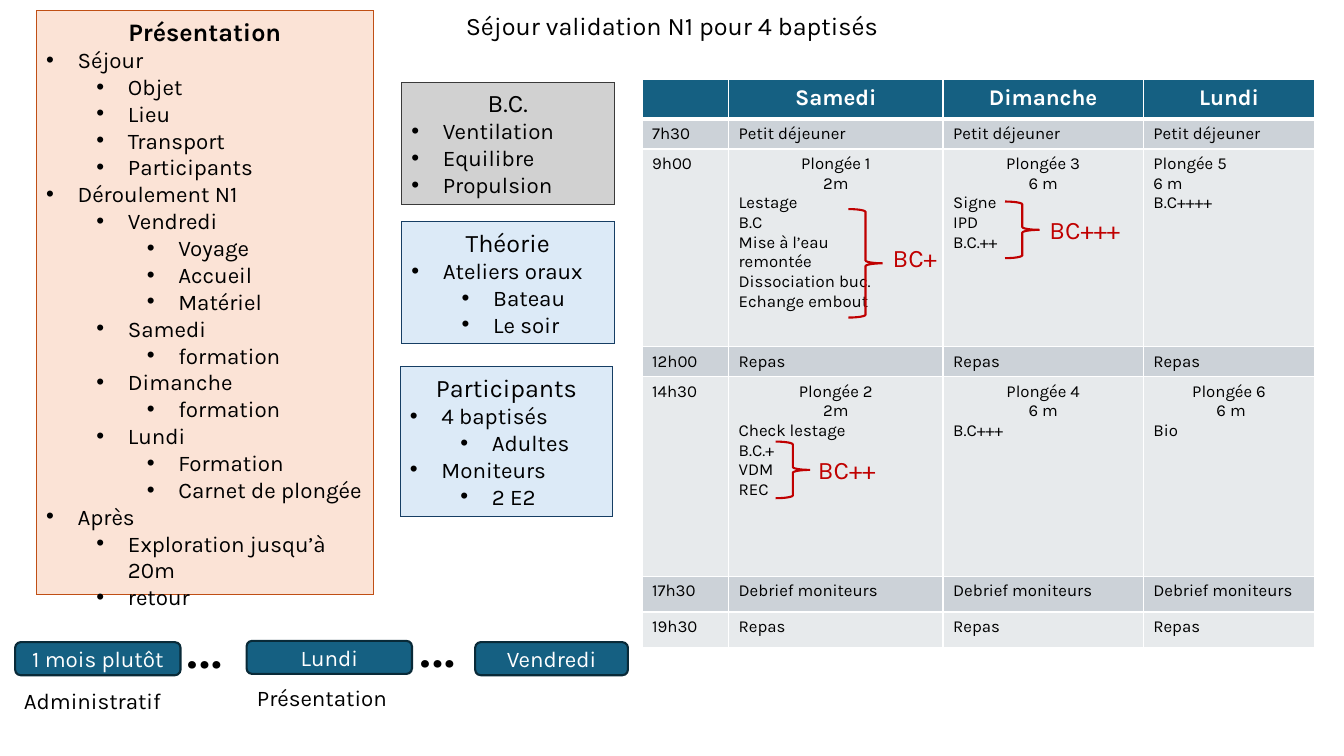
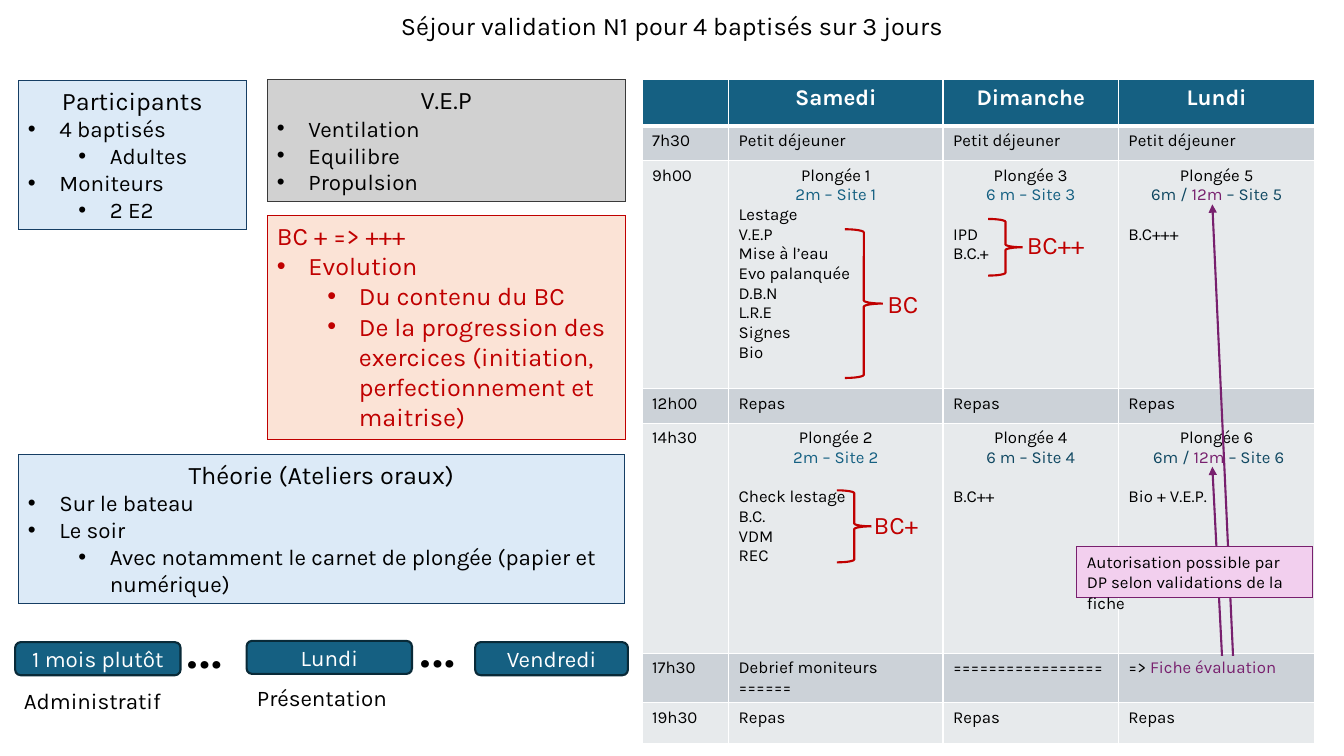
Before and after one commit to ArtigueOlivier/mf1, a slide deck: slide 1 of ppt/sejourn1.pptx. Drawn at 1344x756 pixels with LibreOffice and Linux fonts; fonts in the diff are those of the drawing. Boxes give left, top, right and bottom in pixels: in the first picture for what was removed or moved away, otherwise in the second. Text is boxed around its words. In the diff, an @@ line names an element or a change of style, - is before the commit and + after.

```diff
--- a/ppt/sejourn1.pptx
+++ b/ppt/sejourn1.pptx
@@ rectangle removed at (36,11,374,595) @@
-Présentation
-• Séjour
-  • Objet
-  • Lieu
-  • Transport
-  • Participants
-• Déroulement N1
-  • Vendredi
-    • Voyage
-    • Accueil
-    • Matériel
-  • Samedi
-    • formation
-  • Dimanche
-    • formation
-  • Lundi
-    • Formation
-    • Carnet de plongée
-• Après
-  • Exploration jusqu’à 20m
-  • retour
@@ text at (401,16,942,41): text changed @@
-Séjour validation N1 pour 4 baptisés
+Séjour validation N1 pour 4 baptisés sur 3 jours
@@ rectangle "Participants": place and size @@
-rectangle "Participants" at (400,367,613,516)
+rectangle "Participants" at (18,81,247,230)
@@ rectangle "V.E.P": place and size @@
-rectangle "V.E.P" at (401,82,614,204)
+rectangle "V.E.P" at (267,80,625,202)
@@ table at (642,80,1316,736) @@
-row 3: 9h00 | Plongée 1 / 2m / Lestage / B.C / Mise à l’eau / remontée / Dissociation buc. / Echange embout | Plongée 3 / 6 m / Signe / IPD / B.C.++ | Plongée 5 / 6 m / B.C++++
+row 3: 9h00 | Plongée 1 / 2m – Site 1 / Lestage / V.E.P / Mise à l’eau / Evo palanquée / D.B.N / L.R.E / Signes / Bio | Plongée 3 / 6 m – Site 3 / IPD / B.C.+ | Plongée 5 / 6m / 12m – Site 5 / B.C+++
-row 5: 14h30 | Plongée 2 / 2m / Check lestage / B.C.+ / VDM / REC | Plongée 4 / 6 m / B.C+++ | Plongée 6 / 6 m / Bio
+row 5: 14h30 | Plongée 2 / 2m – Site 2 / Check lestage / B.C. / VDM / REC | Plongée 4 / 6 m – Site 4 / B.C++ | Plongée 6 / 6m / 12m – Site 6 / Bio + V.E.P.
-row 6: 17h30 | Debrief moniteurs | Debrief moniteurs | Debrief moniteurs
+row 6: 17h30 | Debrief moniteurs ====== | ================= | => Fiche évaluation
@@ text in rectangle at (421,93,472,109): text changed @@
-B.C.
+V.E.P
@@ arrow added from (1233, 656) to (1213, 205), #78206E 1.5 pt @@
@@ rectangle added at (267,216,625,440), fill #FBE3D6, outline #C00000 0.75 pt, 18 pt, text #C00000 @@
+BC + => +++
+• Evolution
+  • Du contenu du BC
+  • De la progression des exercices (initiation, perfectionnement et maitrise)
@@ right brace: place and size @@
-right brace at (849,209,883,318)
+right brace at (845,229,883,378)
@@ right brace: place and size @@
-right brace at (1005,202,1040,258)
+right brace at (988,219,1022,275)
@@ text at (1027,238,1085,255): text changed @@
-BC+++
+BC++
@@ text at (887,297,918,314): text changed @@
-BC+
+BC
@@ rectangle "Théorie (Ateliers oraux)": place and size @@
-rectangle "Théorie (Ateliers oraux)" at (401,222,614,344)
+rectangle "Théorie (Ateliers oraux)" at (18,455,625,604)
@@ text in rectangle at (59,465,454,512): text changed; size 16 to 18 pt @@
-Théorie
-• Ateliers oraux
-  • Bateau
+Théorie (Ateliers oraux)
+• Sur le bateau
@@ arrow added from (1222, 656) to (1213, 467), #78206E 1.5 pt @@
@@ right brace: place and size @@
-right brace at (775,442,810,498)
+right brace at (837,490,871,562)
@@ text in rectangle at (59,522,126,539): list level 2 to 1 in "Le soir" @@
@@ text at (874,518,918,535): text changed @@
-BC++
+BC+
@@ text in rectangle at (110,548,596,598): paragraph added @@
+  • Avec notamment le carnet de plongée (papier et numérique)
@@ rectangle added at (1077,547,1313,598), fill #F2CFEE, outline #78206E 0.75 pt, 12 pt, text #000000 @@
+Autorisation possible par DP selon validations de la fiche
```
Also in this commit, not shown: 1 other slide changed.
